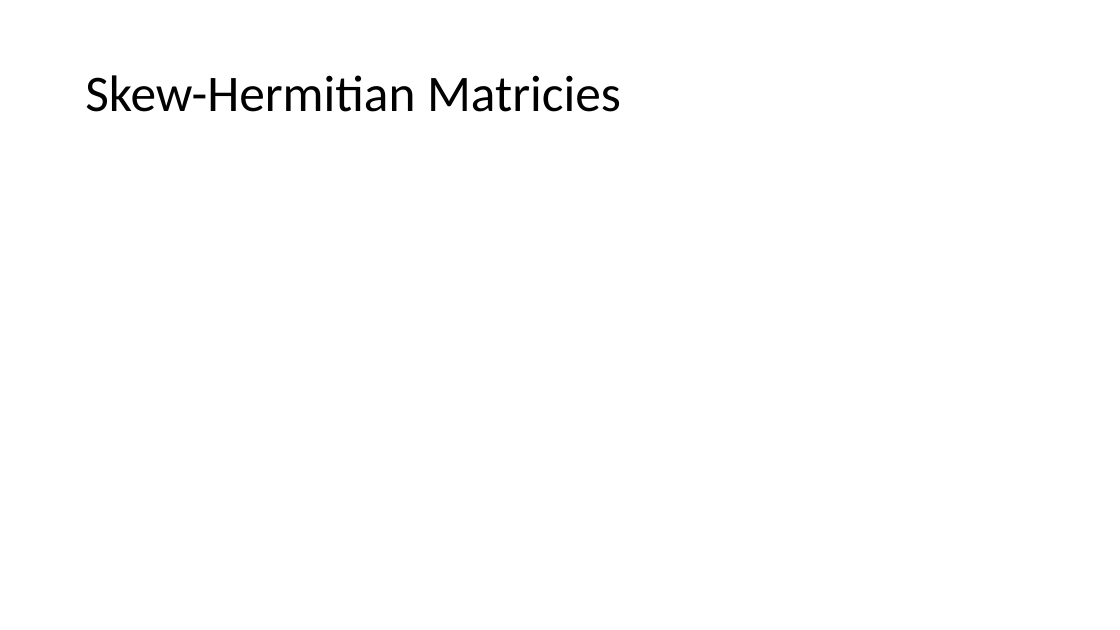
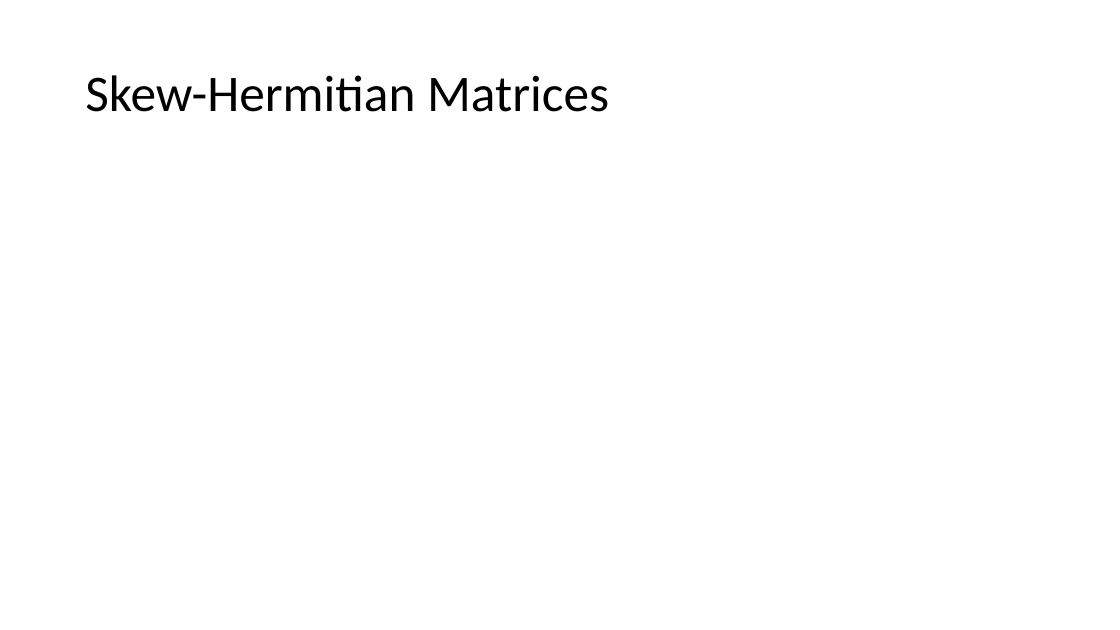
Before and after one commit to ryantpfr/quantam-ode, a slide deck: slide 4 of Presentation1.pptx. Drawn at 1120x630 pixels with LibreOffice and Linux fonts; fonts in the diff are those of the drawing; grey boxes stand for pictures. Boxes give left, top, right and bottom in pixels: in the first picture for what was removed or moved away, otherwise in the second. Text is boxed around its words. In the diff, an @@ line names an element or a change of style, - is before the commit and + after.

Commit message:
added presentation

```diff
--- a/Presentation1.pptx
+++ b/Presentation1.pptx
@@ title at (85, 75, 609, 112): text changed @@
-Skew-Hermitian Matricies
+Skew-Hermitian Matrices
```
Also in this commit, not shown: 2 other slides changed.
